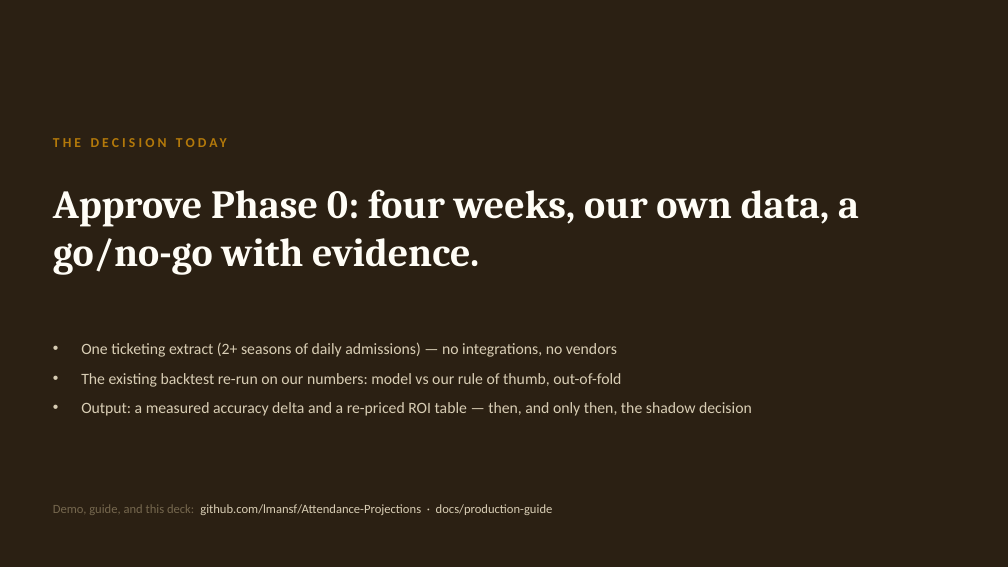
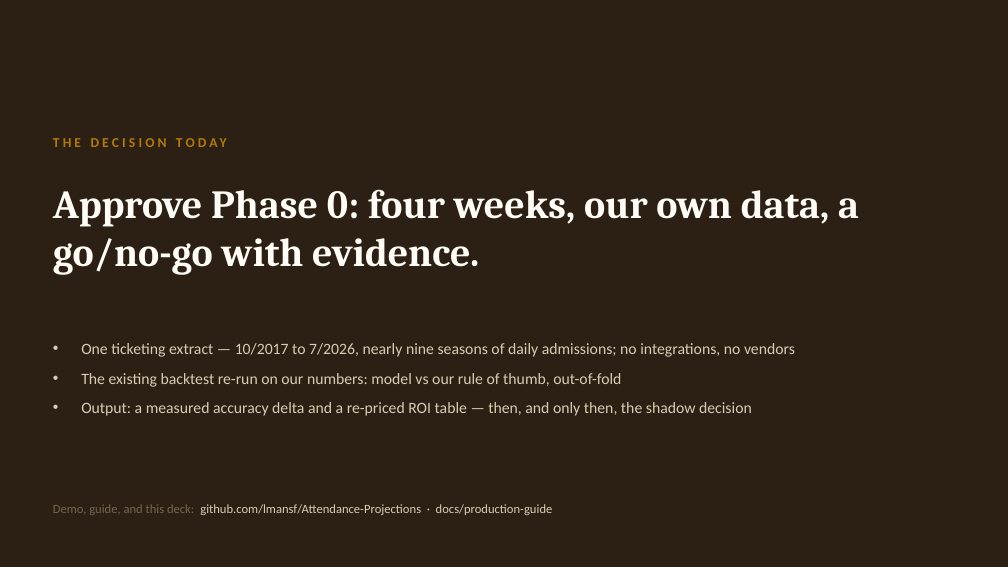
Before and after one commit to lmansf/Attendance-Projections, a slide deck: slide 9 of docs/deck/attendance-forecast-roi.pptx. Drawn at 1008x567 pixels with LibreOffice and Linux fonts; fonts in the diff are those of the drawing. Boxes give left, top, right and bottom in pixels: in the first picture for what was removed or moved away, otherwise in the second. Text is boxed around its words. In the diff, an @@ line names an element or a change of style, - is before the commit and + after.

```diff
--- a/docs/deck/attendance-forecast-roi.pptx
+++ b/docs/deck/attendance-forecast-roi.pptx
@@ text at [81, 343, 795, 357]: text changed @@
-• One ticketing extract (2+ seasons of daily admissions) — no integrations, no vendors
+• One ticketing extract — 10/2017 to 7/2026, nearly nine seasons of daily admissions; no integrations, no vendors
```
Also in this commit, not shown: 4 other slides changed, 2 other files.
